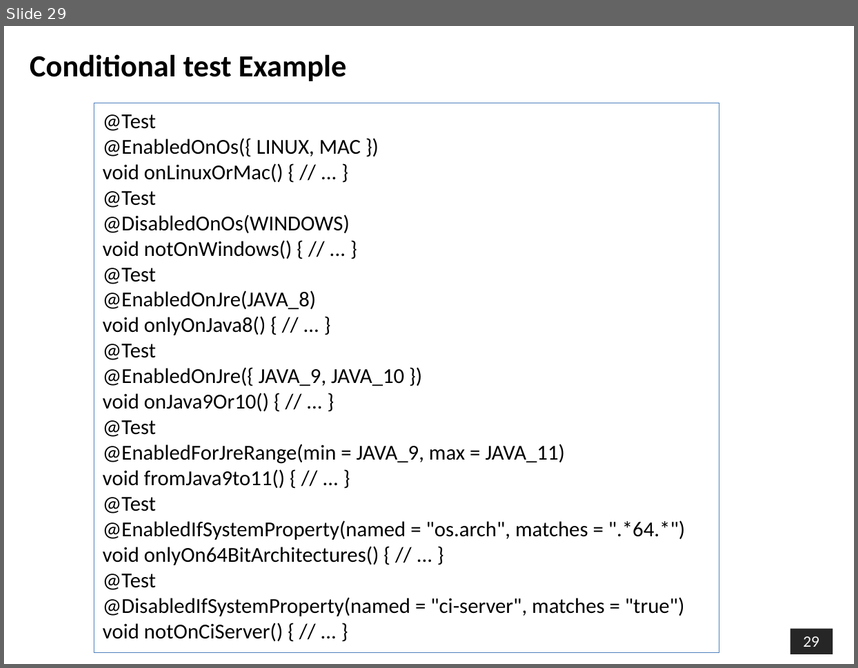
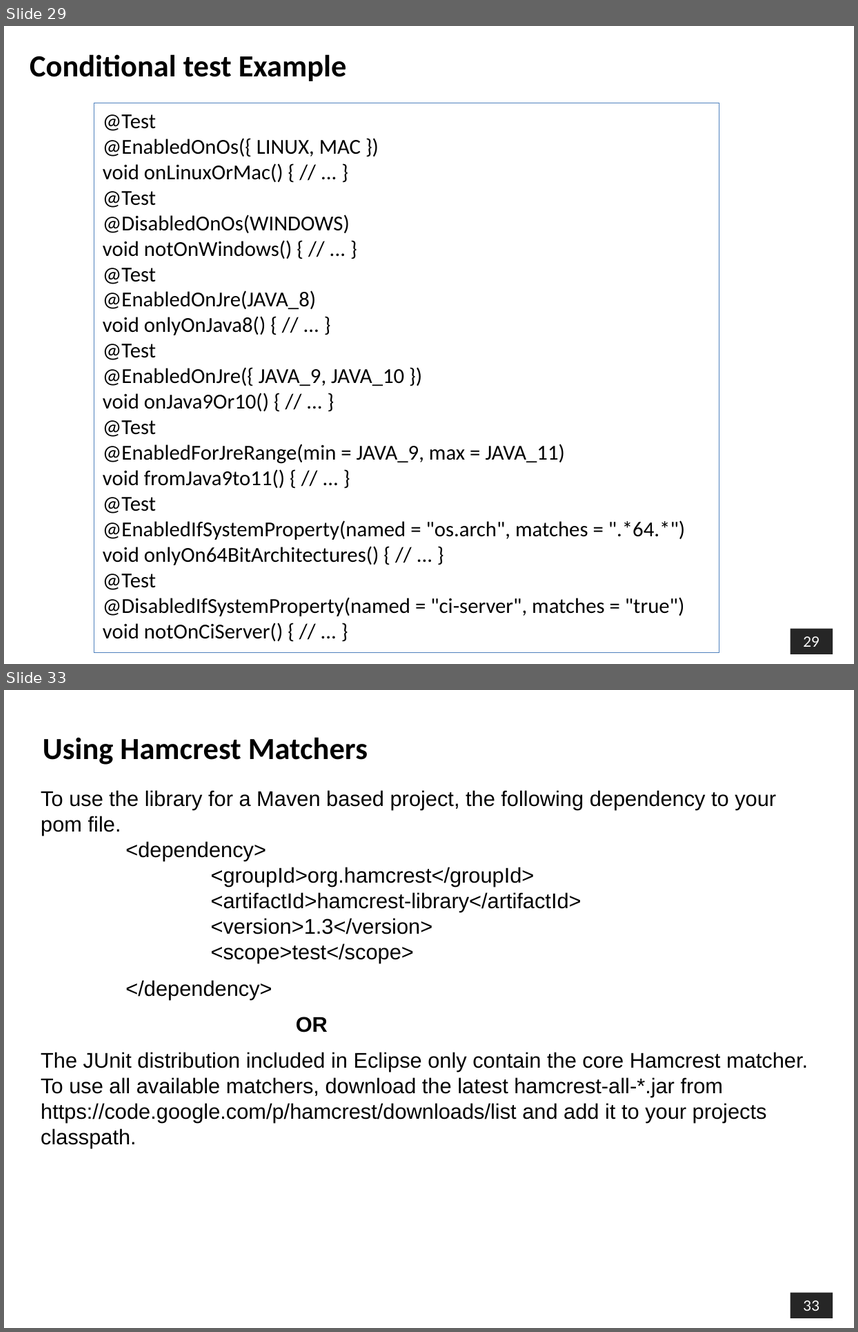
Before and after one commit to shalini06mittal/ConcertoTraining, a slide deck: ppts/Junit/Junit5.pptx. Shown one above the other, each under a label of ours: slide 29 before the commit, slides 29 and 33 after it; the slides between them are not shown. The pictures are 858x668 and 858x1332 pixels, drawn with LibreOffice and Linux fonts; fonts in the diff are those of the drawing; background and template pictures are left out. Boxes give left, top, right and bottom in pixels: in the first picture for what was removed or moved away, otherwise in the second. Text is boxed around its words. In the diff, an @@ line names an element or a change of style, - is before the commit and + after.

Commit message:
junit demos

```diff
--- a/ppts/Junit/Junit5.pptx
+++ b/ppts/Junit/Junit5.pptx
@@ slide 33 added at (4, 690, 854, 1328), background picture (left out); not listed: 1 template element that a slide beside it also shows @@
@@ text added at (43, 737, 368, 765), 26 pt, text #000000, bold @@
+Using Hamcrest Matchers
@@ text added at (41, 790, 808, 1148), 18 pt, text #000000 @@
+To use the library for a Maven based project, the following dependency to your pom file.
+<dependency>
+<groupId>org.hamcrest</groupId>
+<artifactId>hamcrest-library</artifactId>
+<version>1.3</version>
+<scope>test</scope>
+</dependency>
+OR
+The JUnit distribution included in Eclipse only contain the core Hamcrest matcher. To use all available matchers, download the latest hamcrest-all-*.jar from https://code.google.com/p/hamcrest/downloads/list and add it to your projects classpath.
```
Also in this commit, not shown: 31 other slides added, 33 other files.
